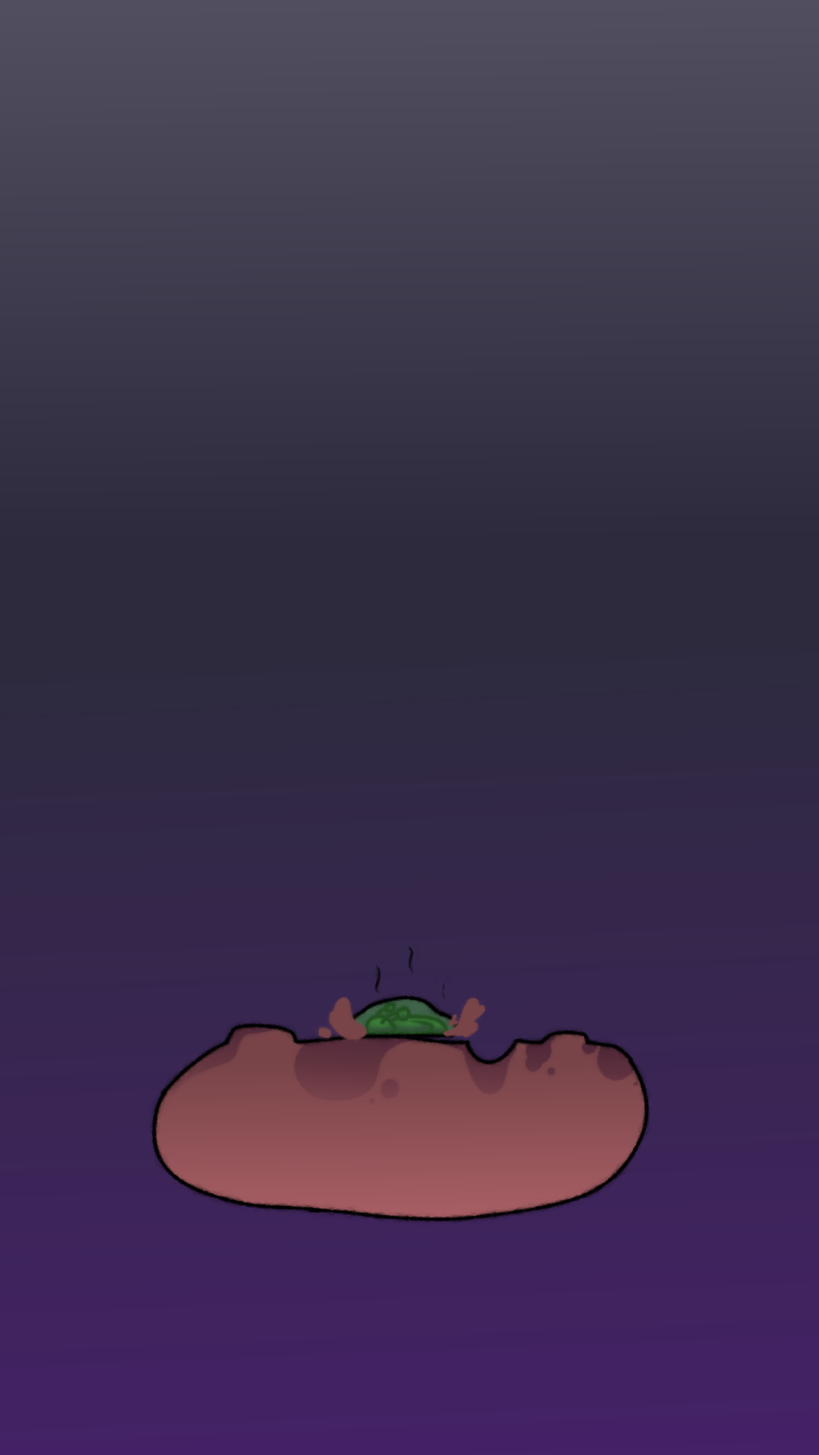
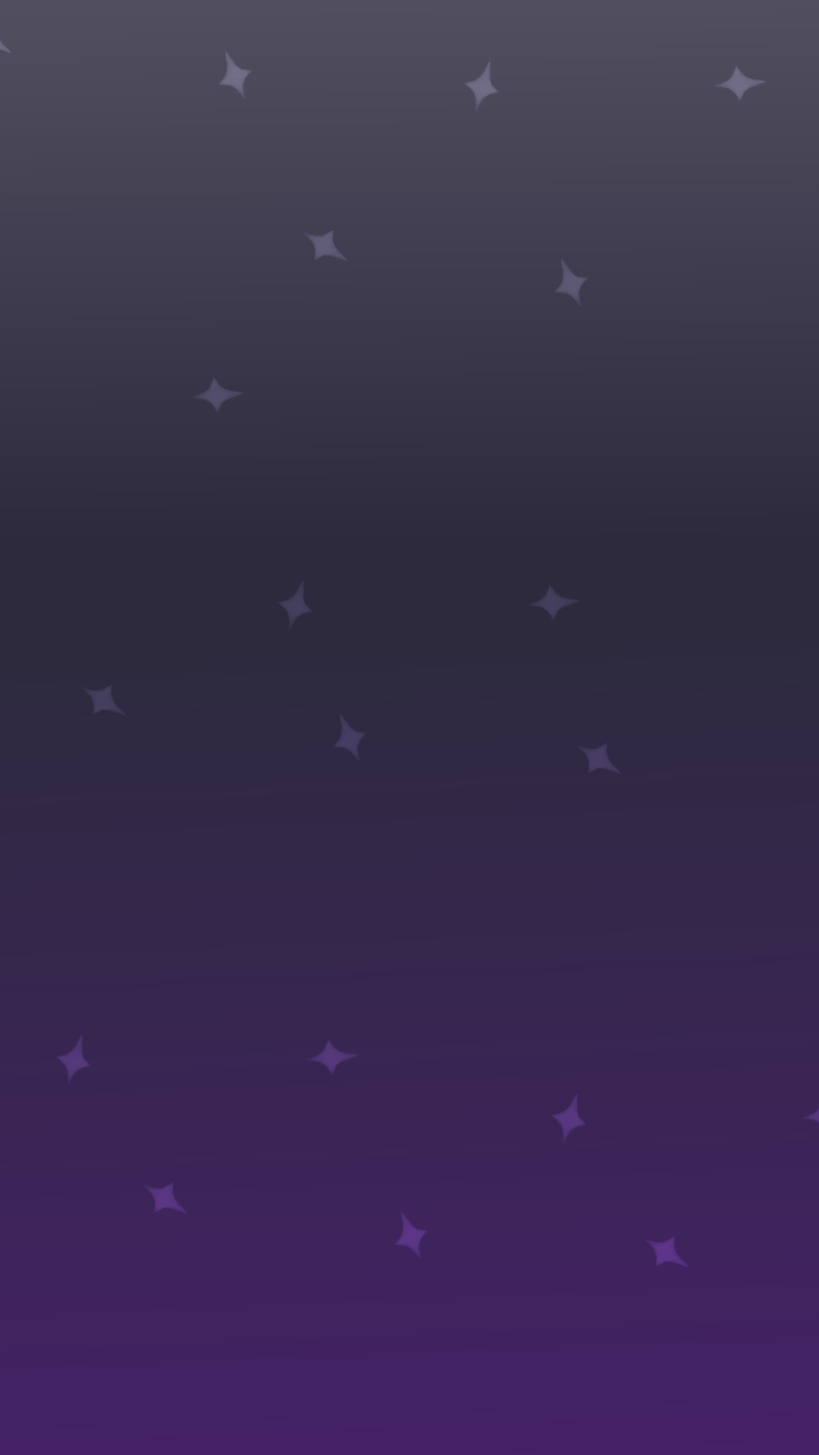
Layers edited between the first and the second 819 x 1455 image:
showed "star", opacity 100% → 50%, blend normal → overlay, painted on it over [0, 39, 819, 1269]
hid "slam3" over [291, 970, 486, 1068]
hid "slam2", painted on it over [291, 970, 534, 1068]
hid "slam1", painted on it over [291, 970, 534, 1068]
hid group "alenSlam" (5 layers) over [291, 945, 534, 1213]
painted on "Paint Layer 85" over [291, 945, 486, 1068]
hid group "ground" (4 layers) over [0, 39, 819, 1269]
painted on "Paint Layer 4" over [0, 39, 819, 1269]
painted on "Paint Layer 5" over [145, 1018, 680, 1262]
painted on "Paint Layer 3" over [145, 1018, 680, 1262]
painted on "Paint Layer 58" over [0, 39, 819, 1269]
painted on "Background" over [0, 39, 819, 1269]
